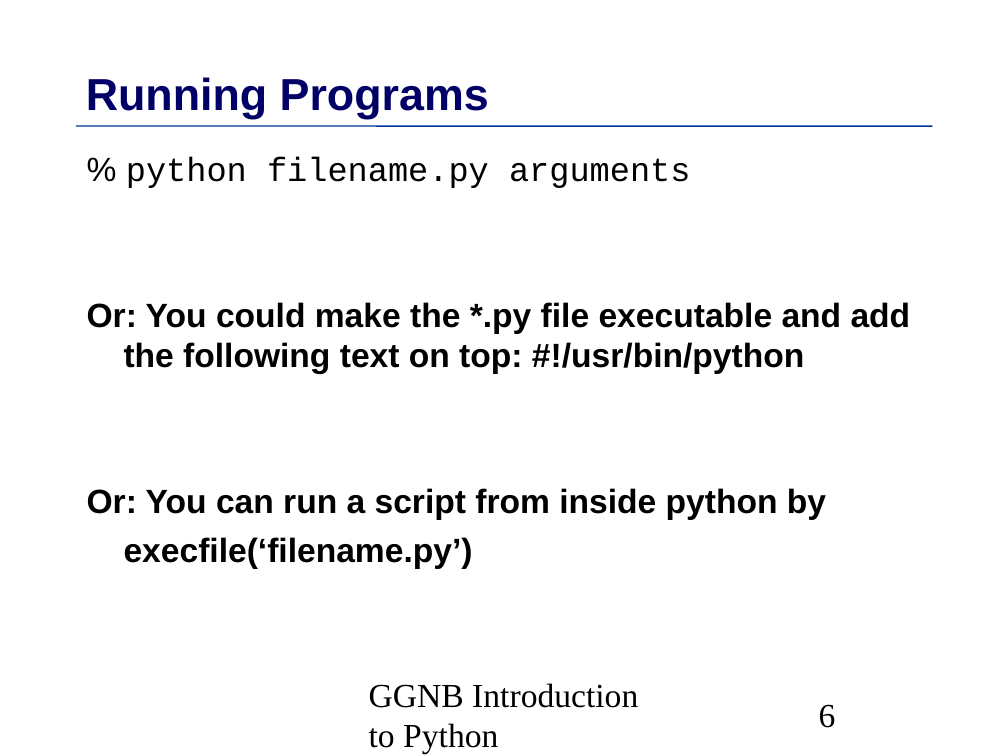
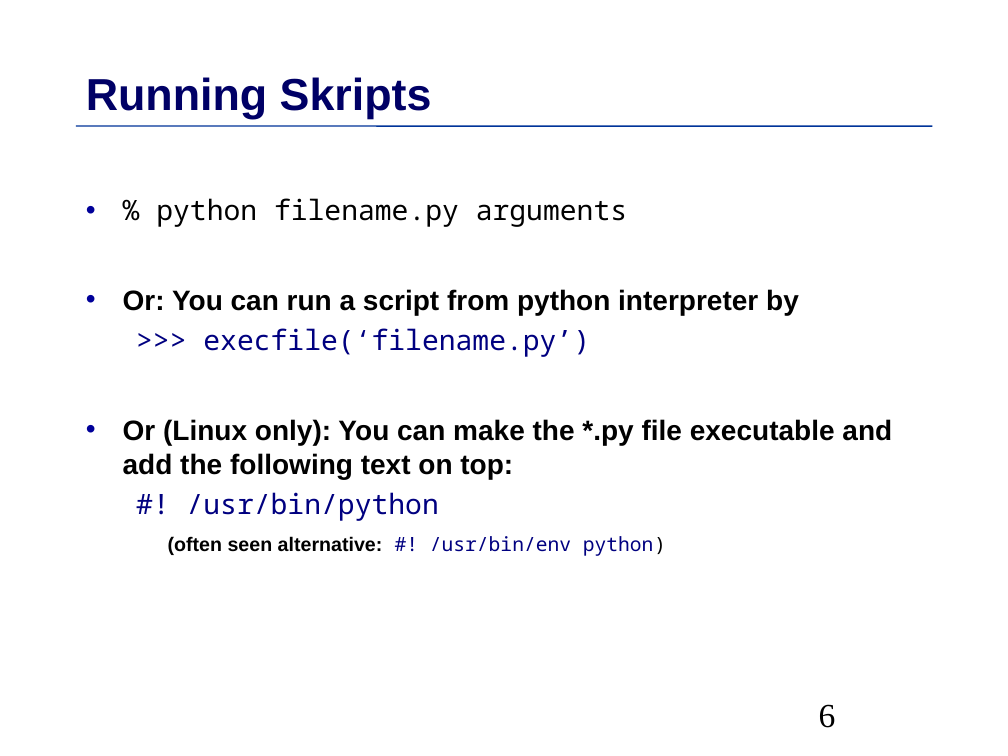
Before and after one commit to MPIDS/Python-Course, a slide deck: slide 6 of 01-basics/Talk/Python-Introduction.odp. Drawn at 1008x756 pixels with LibreOffice and Linux fonts; fonts in the diff are those of the drawing. Boxes give left, top, right and bottom in pixels: in the first picture for what was removed or moved away, otherwise in the second. Text is boxed around its words. In the diff, an @@ line names an element or a change of style, - is before the commit and + after.

```diff
--- a/01-basics/Talk/Python-Introduction.odp
+++ b/01-basics/Talk/Python-Introduction.odp
@@ title at [86, 77, 432, 119]: text changed @@
-Running Programs
+Running Skripts
@@ text at [156, 198, 627, 227]: size 24 to 20 pt in "% python filename.py arguments"; font Arial to Noto Sans Mono in "%"; font Courier New to Noto Sans Mono in "python filename.py arguments"; bullet none to •; more space between paragraphs @@
@@ text at [123, 289, 892, 556]: text changed; size 24 to 20 pt @@
-Or: You could make the *.py file executable and add the following text on top: #!/usr/bin/python
-Or: You can run a script from inside python by
-execfile(‘filename.py’)
+• Or: You can run a script from python interpreter by
+  >>> execfile(‘filename.py’)
+• Or (Linux only): You can make the *.py file executable and add the following text on top:
+  #! /usr/bin/python
+  (often seen alternative: #! /usr/bin/env python)
@@ text removed at [369, 683, 638, 754] @@
-GGNB Introduction to Python
```
Also in this commit, not shown: 101 other slides changed, 2 slides added, 2 slides removed.
